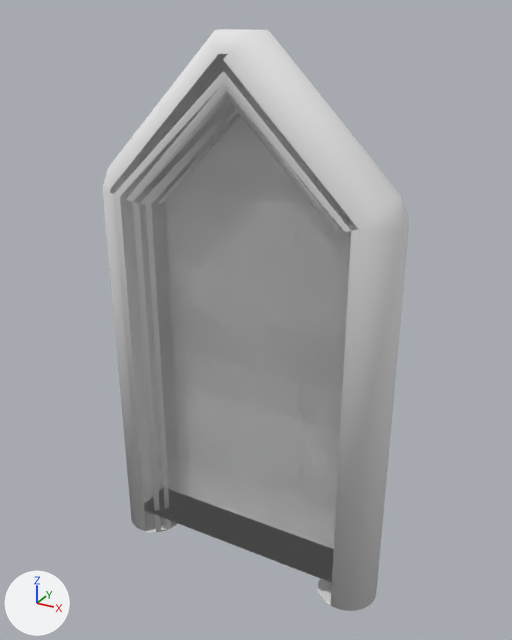
The OBJ model models/dinghy.obj as it was, and as the next commit left it.
Rendered twice from a 50 mm camera at (2.56, -4.59, 2.31) aimed at (0.07, -0.05, 0.04). The lights are fixed; the arrows at lower left show +X, +Y and +Z. Where no turn or scale is listed for an object, it has been applied to the vertices.

Objects in the first picture: 'Floor_Bottom_Plane.000', 'Floor_Top_Plane.001', 'Rear_Wall_Back_Plane.002', 'Rear_Wall_Front_Plane.003', 'Tube_Cylinder.013'.
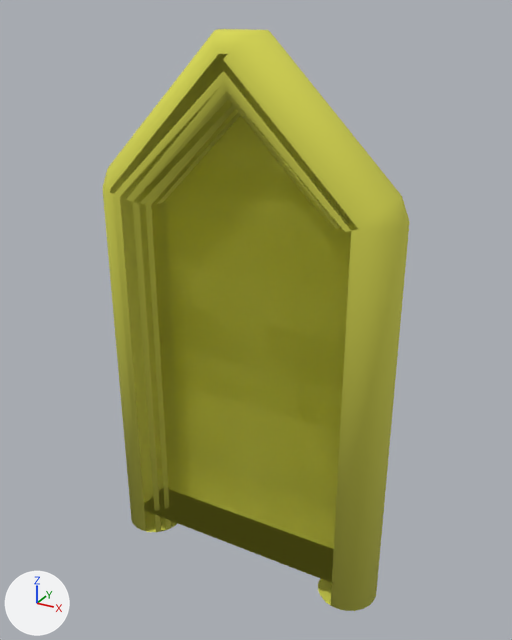
Commit message: Specify dinghy material

Where the change shows, as pixel boxes [x1, y1, x2, y2] in the pictures (512 x 640 px):
'Tube_Cylinder.013', recoloured (white to yellow): [103, 29, 409, 611] in both
'Floor_Bottom_Plane.000', recoloured (white to yellow): [144, 75, 252, 519] in both
'Floor_Top_Plane.001', recoloured (white to yellow): [251, 95, 358, 549] in both
'Rear_Wall_Front_Plane.003', recoloured (white to yellow): [144, 489, 334, 584] in both
'Rear_Wall_Back_Plane.002', recoloured (white to yellow): [144, 488, 240, 531] in both

The change, as a diff of the scene's bpy script:
```diff
--- a/models/dinghy.obj.py
+++ b/models/dinghy.obj.py
@@ mat_dinghymaterial @@
+mat_dinghymaterial = principled_material('DinghyMaterial')
+mat_dinghymaterial.base_color = (0.68, 0.68, 0.08)  # yellow #d7d750
+mat_dinghymaterial.roughness = 0.901
@@ me_floor_bottom_plane_000 @@
 me_floor_bottom_plane_000.from_pydata(...)  # 7 vertices, 4 faces; spans x -1.0..1.0, y 0.0, z -2.0..2.0
-me_floor_bottom_plane_000.materials.append(mat_none)  # white #e7e7e7
+me_floor_bottom_plane_000.materials.append(mat_dinghymaterial)  # yellow #d7d750
@@ me_floor_top_plane_001 @@
 me_floor_top_plane_001.from_pydata(...)  # 7 vertices, 4 faces; spans x -1.0..1.0, y 0.0, z -2.0..2.0
-me_floor_top_plane_001.materials.append(mat_none)  # white #e7e7e7
+me_floor_top_plane_001.materials.append(mat_dinghymaterial)  # yellow #d7d750
@@ me_rear_wall_back_plane_002 @@
 me_rear_wall_back_plane_002.from_pydata(...)  # 4 vertices, 1 face; spans x -1.0..1.0, y -0.38..0.0, z -2.0
-me_rear_wall_back_plane_002.materials.append(mat_none)  # white #e7e7e7
+me_rear_wall_back_plane_002.materials.append(mat_dinghymaterial)  # yellow #d7d750
@@ me_rear_wall_front_plane_003 @@
 me_rear_wall_front_plane_003.from_pydata(...)  # 4 vertices, 1 face; spans x -1.0..1.0, y -0.38..0.0, z -2.0
-me_rear_wall_front_plane_003.materials.append(mat_none)  # white #e7e7e7
+me_rear_wall_front_plane_003.materials.append(mat_dinghymaterial)  # yellow #d7d750
@@ me_tube_cylinder_013 @@
 me_tube_cylinder_013.from_pydata(...)  # 255 vertices, 152 faces; spans x -1.25..1.25, y -0.38..0.13, z -2.25..2.18
-me_tube_cylinder_013.materials.append(mat_none)  # white #e7e7e7
+me_tube_cylinder_013.materials.append(mat_dinghymaterial)  # yellow #d7d750
```
